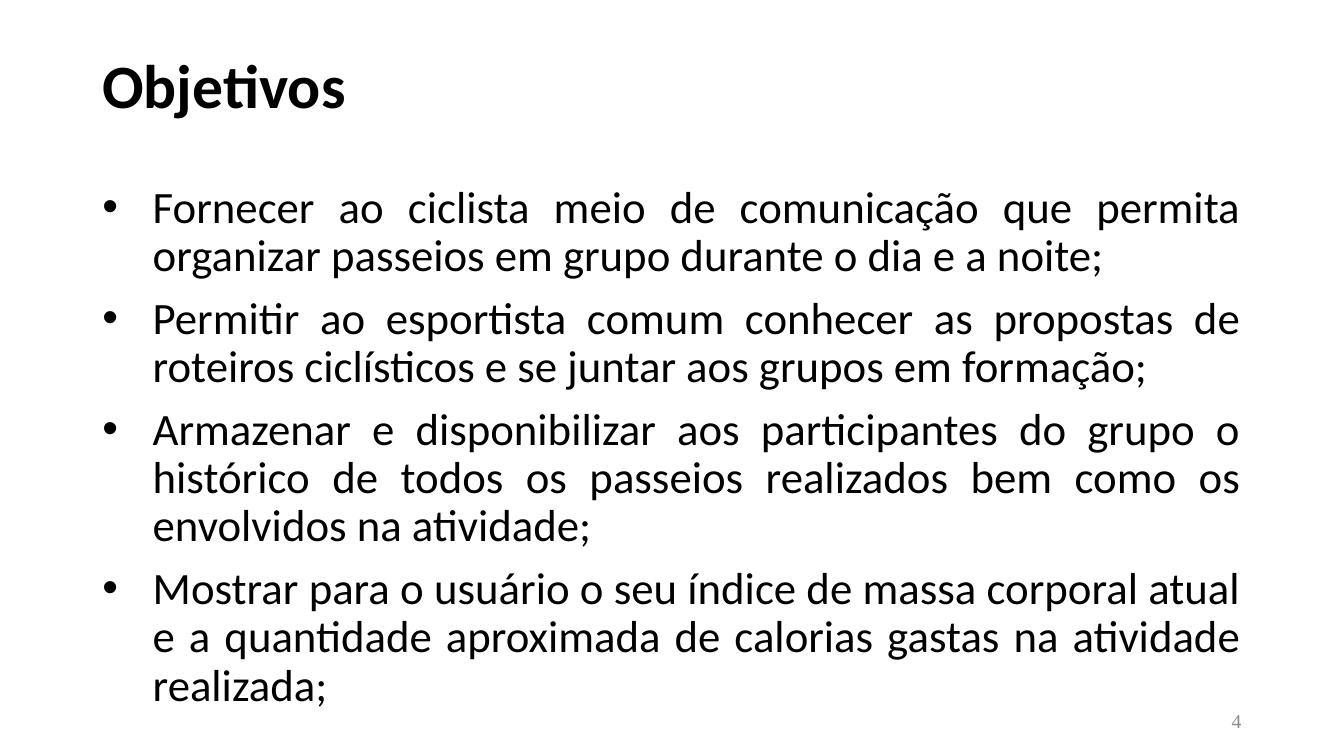
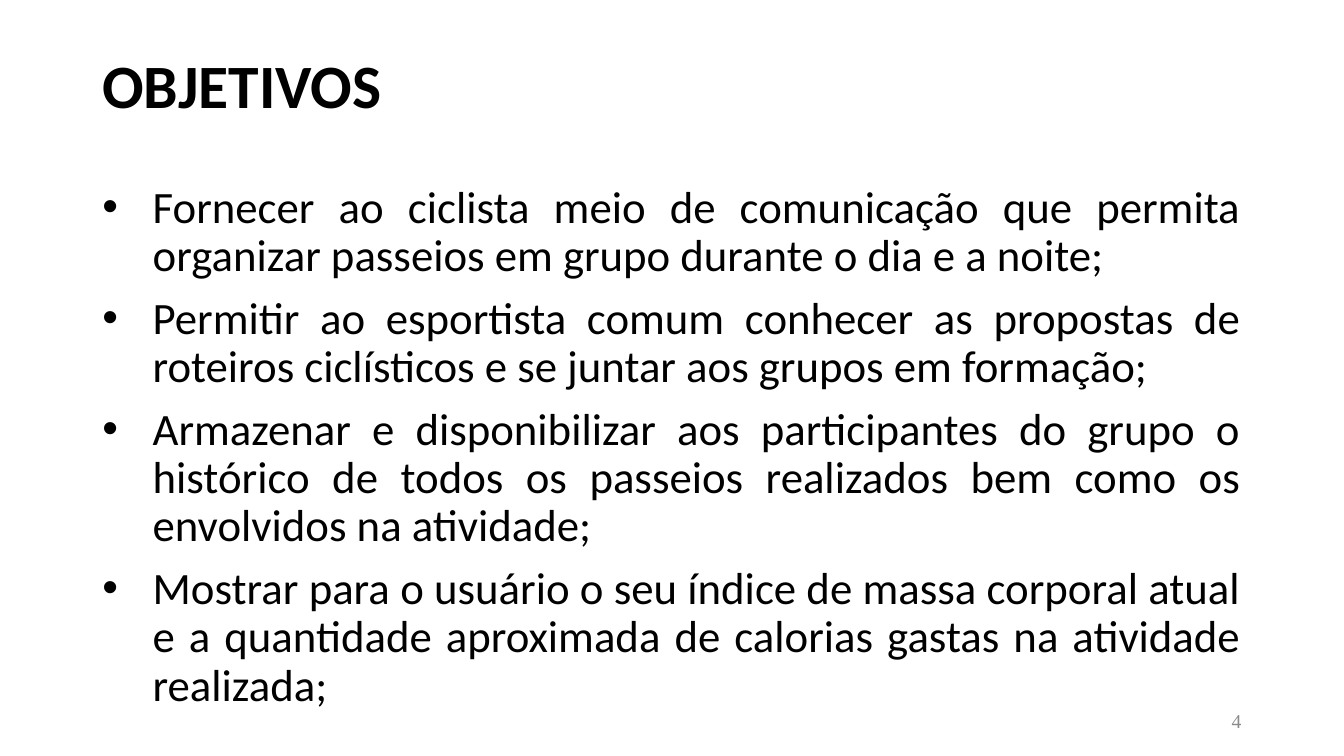
Before and after one commit to ICEI-PUC-Minas-PMV-ADS/pmv-ads-2023-1-e2-proj-int-t3-projeto-pedal-1, a slide deck: slide 4 of presentation/Apresentação_ProjetoPedal.pptx. Drawn at 1344x756 pixels with LibreOffice and Linux fonts; fonts in the diff are those of the drawing. Boxes give left, top, right and bottom in pixels: in the first picture for what was removed or moved away, otherwise in the second. Text is boxed around its words. In the diff, an @@ line names an element or a change of style, - is before the commit and + after.

```diff
--- a/presentation/Apresentação_ProjetoPedal.pptx
+++ b/presentation/Apresentação_ProjetoPedal.pptx
@@ text at box(102, 67, 381, 109): text changed @@
-Objetivos
+OBJETIVOS
```
Also in this commit, not shown: 9 other slides changed, 5 slides added, 2 slides removed.
